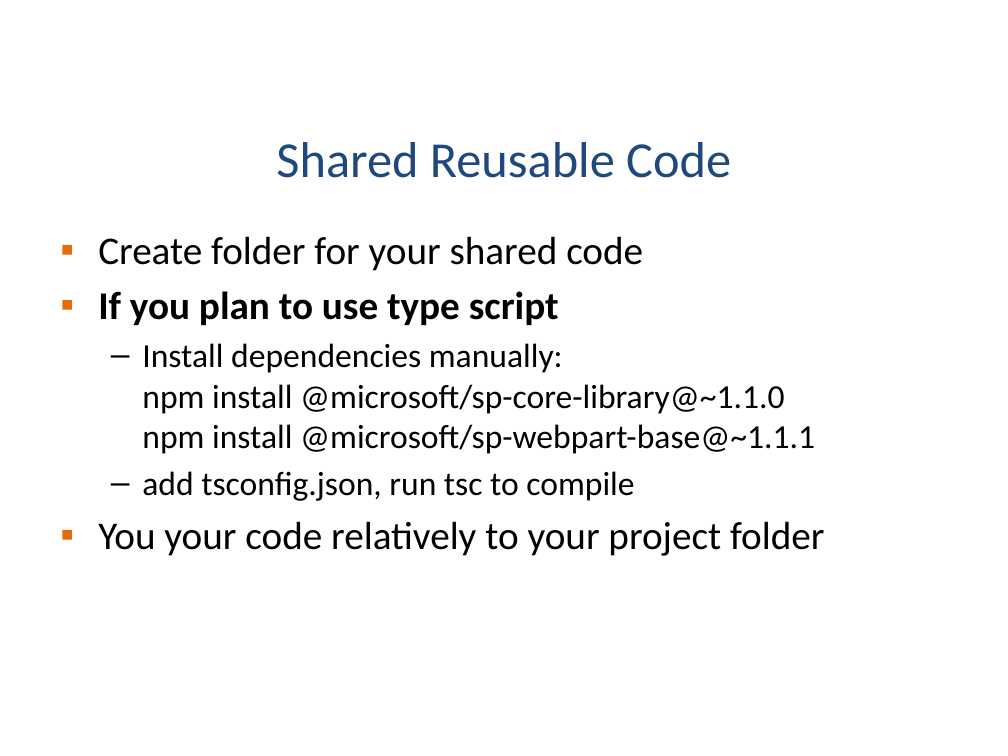
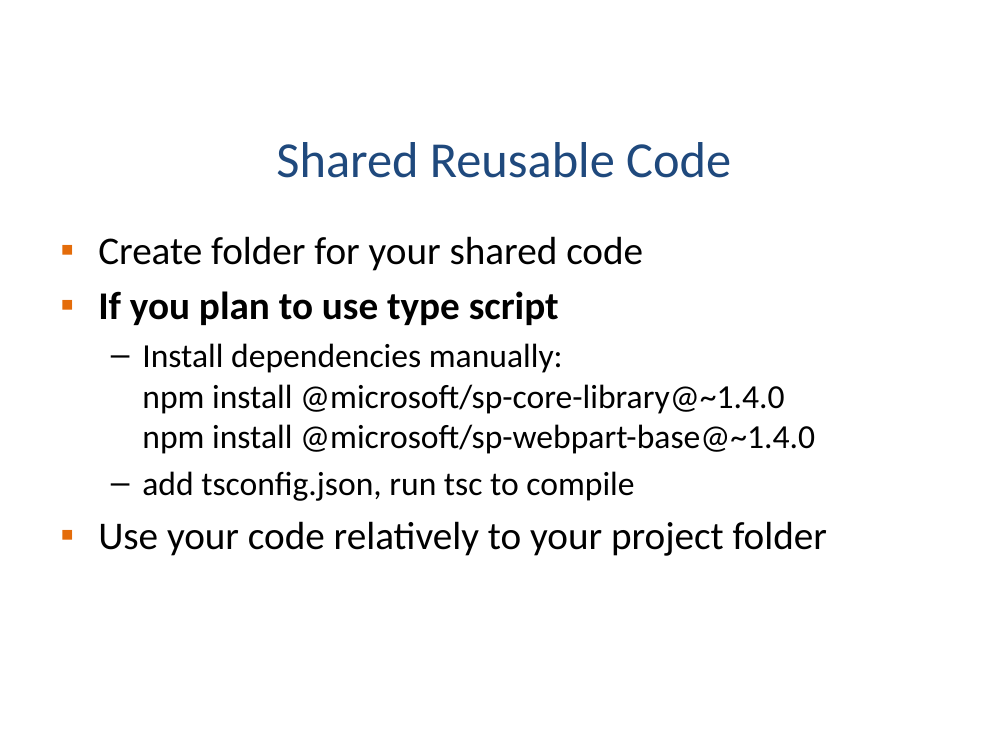
Before and after one commit to KWizCom/SPFxDemo, a slide deck: slide 49 of SPFx ISV Insight.pptx. Drawn at 1008x756 pixels with LibreOffice and Linux fonts; fonts in the diff are those of the drawing; background and template pictures are left out. Boxes give left, top, right and bottom in pixels: in the first picture for what was removed or moved away, otherwise in the second. Text is boxed around its words. In the diff, an @@ line names an element or a change of style, - is before the commit and + after.

Commit message:
Updated presentation to 1.4

```diff
--- a/SPFx ISV Insight.pptx
+++ b/SPFx ISV Insight.pptx
@@ text at box(142, 343, 815, 454): text changed @@
-  – Install dependencies manually:
-    npm install @microsoft/sp-core-library@~1.1.0
-    npm install @microsoft/sp-webpart-base@~1.1.1
+  – Install dependencies manually:
+    npm install @microsoft/sp-core-library@~1.4.0
+    npm install @microsoft/sp-webpart-base@~1.4.0
@@ text at box(98, 521, 827, 556): text changed @@
-▪ You your code relatively to your project folder
+▪ Use your code relatively to your project folder
```
Also in this commit, not shown: 11 other slides changed.
